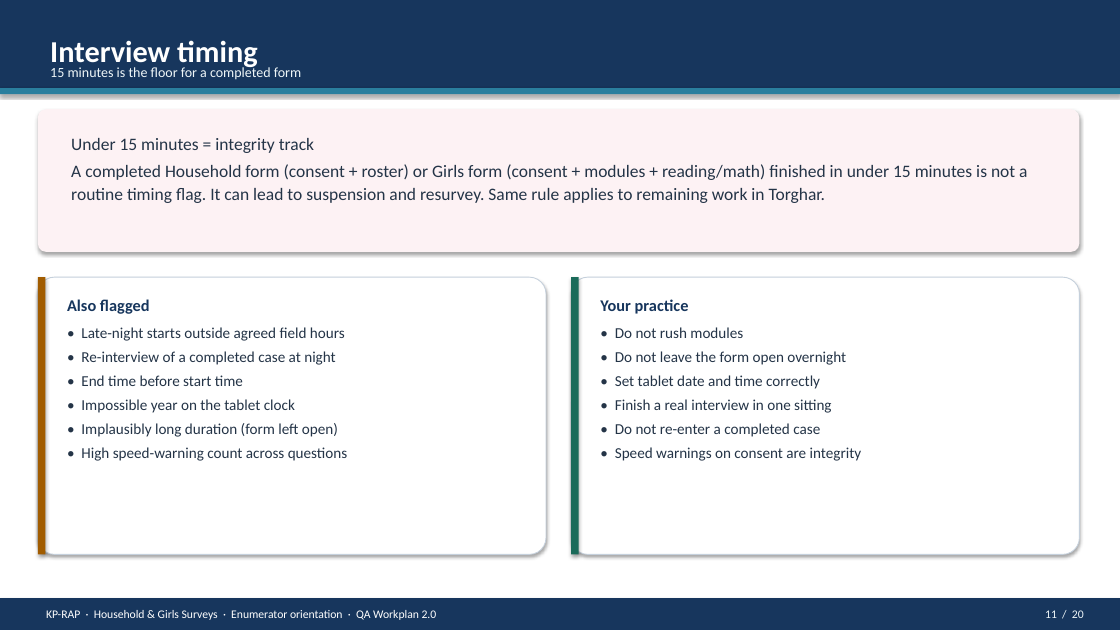
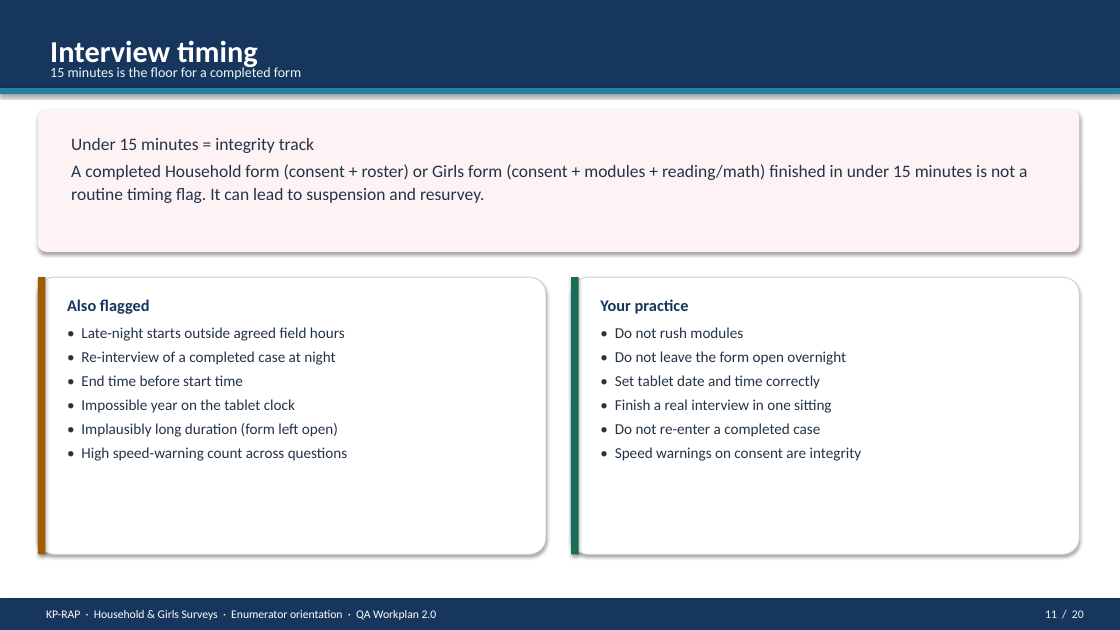
Before and after one commit to malkiaman-dev/KP_RAP_M_-_E_Dashboard, a slide deck: slide 11 of AoE_Enumerator_Orientation_QA_Protocol_August2026.pptx. Drawn at 1120x630 pixels with LibreOffice and Linux fonts; fonts in the diff are those of the drawing. Boxes give left, top, right and bottom in pixels: in the first picture for what was removed or moved away, otherwise in the second. Text is boxed around its words. In the diff, an @@ line names an element or a change of style, - is before the commit and + after.

```diff
--- a/AoE_Enumerator_Orientation_QA_Protocol_August2026.pptx
+++ b/AoE_Enumerator_Orientation_QA_Protocol_August2026.pptx
@@ text at (71, 164, 1027, 203): text changed @@
-A completed Household form (consent + roster) or Girls form (consent + modules + reading/math) finished in under 15 minutes is not a routine timing flag. It can lead to suspension and resurvey. Same rule applies to remaining work in Torghar.
+A completed Household form (consent + roster) or Girls form (consent + modules + reading/math) finished in under 15 minutes is not a routine timing flag. It can lead to suspension and resurvey.
```
Also in this commit, not shown: 1 other slide changed, 9 other files.
